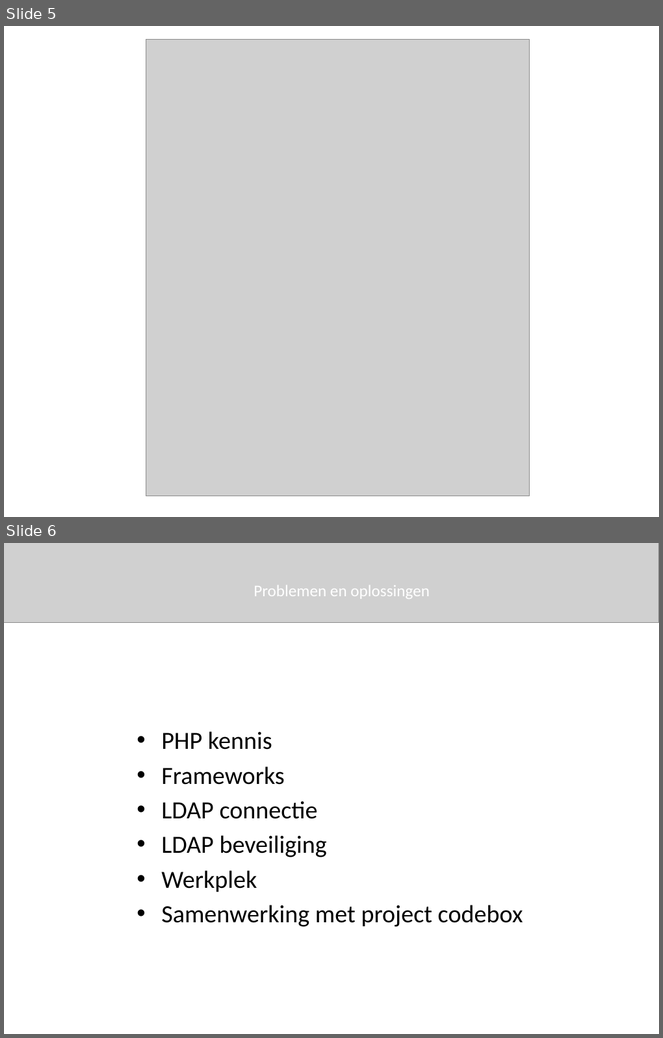
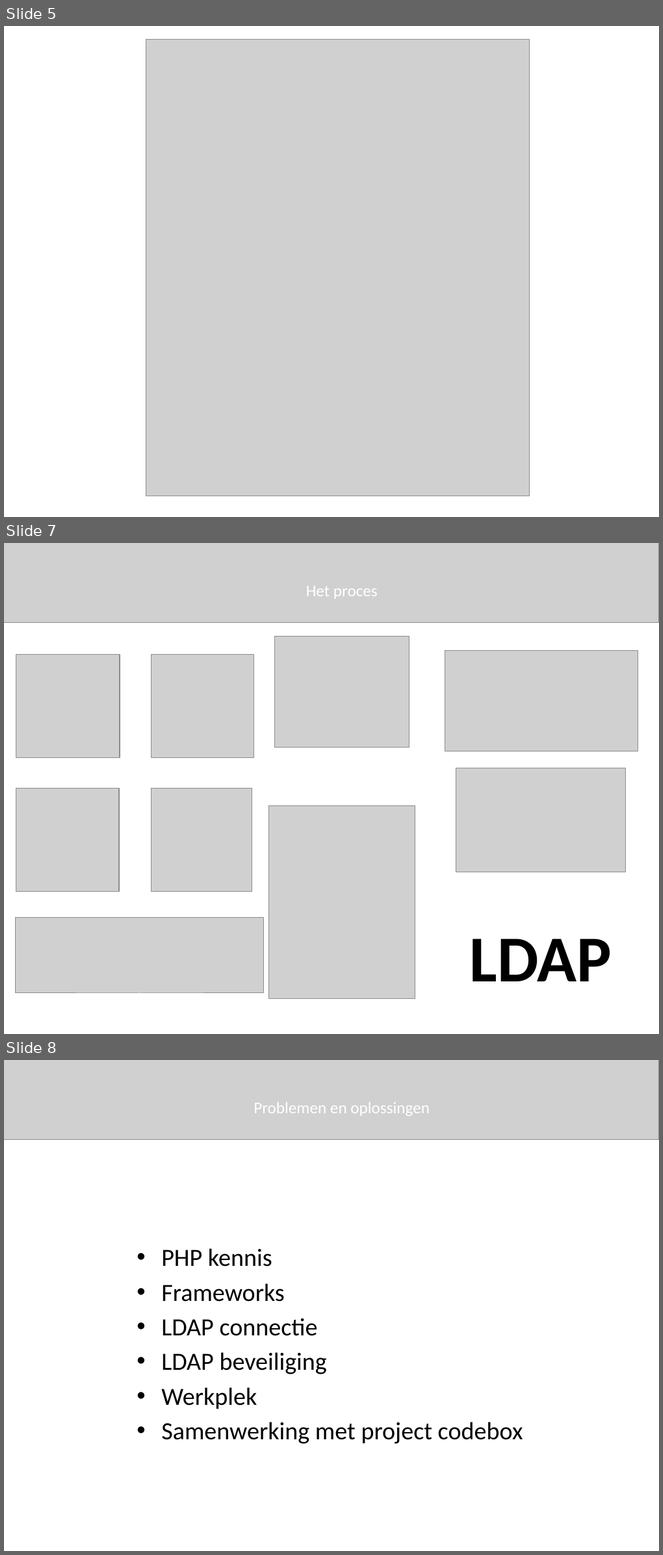
Before and after one commit to GRAAFYME/SubscribeMeJ1P4P, a slide deck: Documentatie/Presentatie/Presentatie.pptx. Shown one above the other, each under a label of ours: slides 5 and 6 before the commit, slides 5, 7 and 8 after it; the slides between them are not shown. The pictures are 663x1038 and 663x1555 pixels, drawn with LibreOffice and Linux fonts; fonts in the diff are those of the drawing; grey boxes stand for pictures. Boxes give left, top, right and bottom in pixels: in the first picture for what was removed or moved away, otherwise in the second. Text is boxed around its words. In the diff, an @@ line names an element or a change of style, - is before the commit and + after.

Commit message:
PowerPoint nog iets aangepast... ('het proces' toegevoegd).

```diff
--- a/Documentatie/Presentatie/Presentatie.pptx
+++ b/Documentatie/Presentatie/Presentatie.pptx
@@ slide 7 added at [4,543,659,1034], background #FFFFFF @@
@@ picture added at [4,543,659,623] @@
@@ text added at [306,586,378,599], 18 pt, text #FFFFFF @@
+Het proces
@@ picture added at [274,636,409,747] @@
@@ picture added at [16,654,119,757] @@
@@ picture added at [151,654,254,757] @@
@@ picture added at [445,650,638,751] @@
@@ picture added at [456,769,626,873] @@
@@ picture added at [16,789,118,891] @@
@@ picture added at [151,789,252,891] @@
@@ picture added at [269,806,415,999] @@
@@ picture added at [15,918,263,994] @@
@@ text added at [470,939,612,982], 72 pt, text #000000, bold @@
+LDAP
@@ what was slide 6 is now slide 8 @@
```
Also in this commit, not shown: 1 other slide added, 9 other files.
